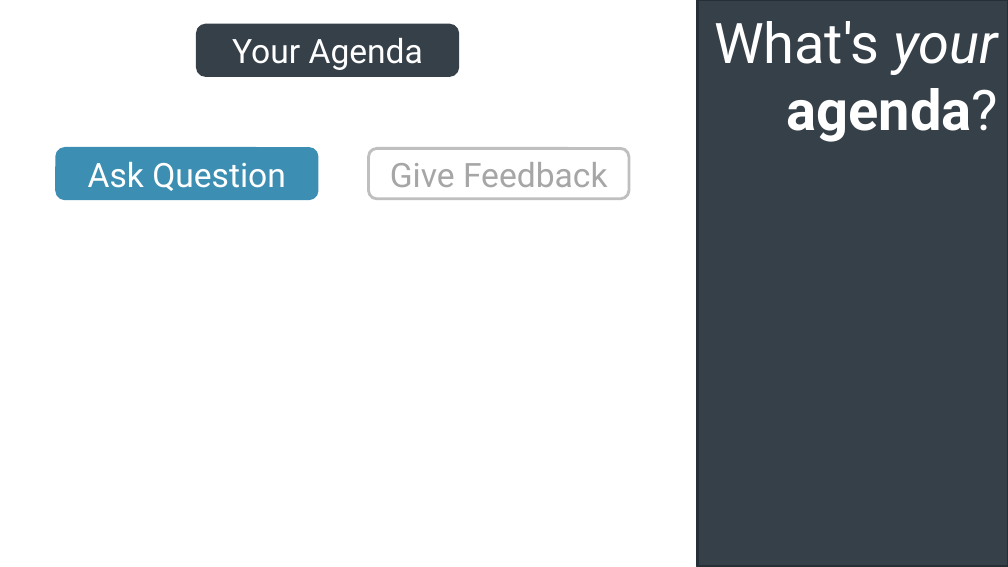
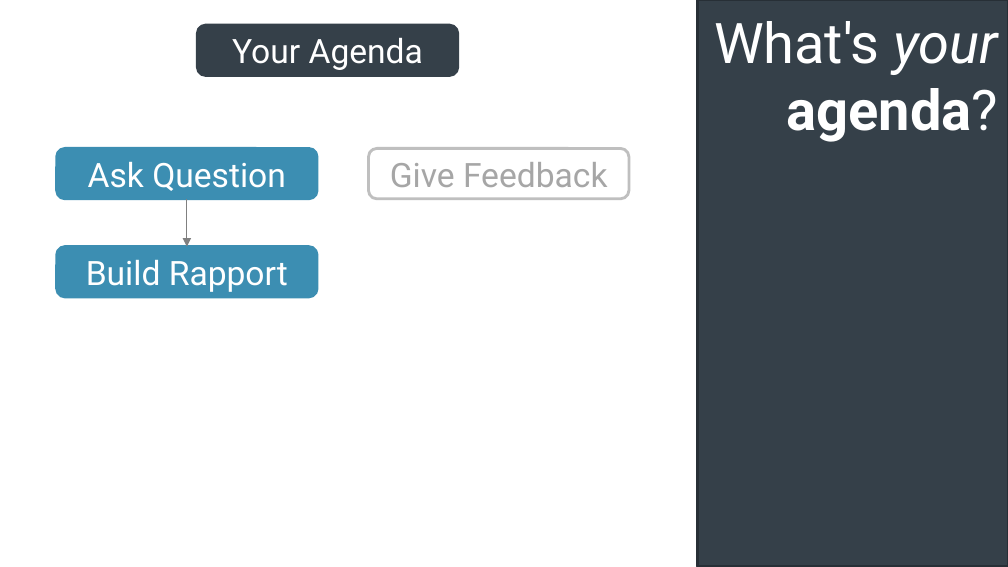
Before and after one commit to spetryjohnson/Talk---Hiring--Firing--and-Inspiring, a slide deck: slide 54 of Hiring, Firing, and Inspiring.pptx. Drawn at 1008x567 pixels with LibreOffice and Linux fonts; fonts in the diff are those of the drawing. Boxes give left, top, right and bottom in pixels: in the first picture for what was removed or moved away, otherwise in the second. Text is boxed around its words. In the diff, an @@ line names an element or a change of style, - is before the commit and + after.

```diff
--- a/Hiring, Firing, and Inspiring.pptx
+++ b/Hiring, Firing, and Inspiring.pptx
@@ arrow added from (186, 199) to (186, 247), #808080 0.75 pt @@
@@ rounded rectangle added at (56, 247, 317, 297), fill #3C8EB2, outline #3C8EB2 2 pt, 24 pt, text #FFFFFF @@
+Build Rapport
```
Also in this commit, not shown: 9 other slides changed, 14 slides added, 12 slides removed, 1 other file.
